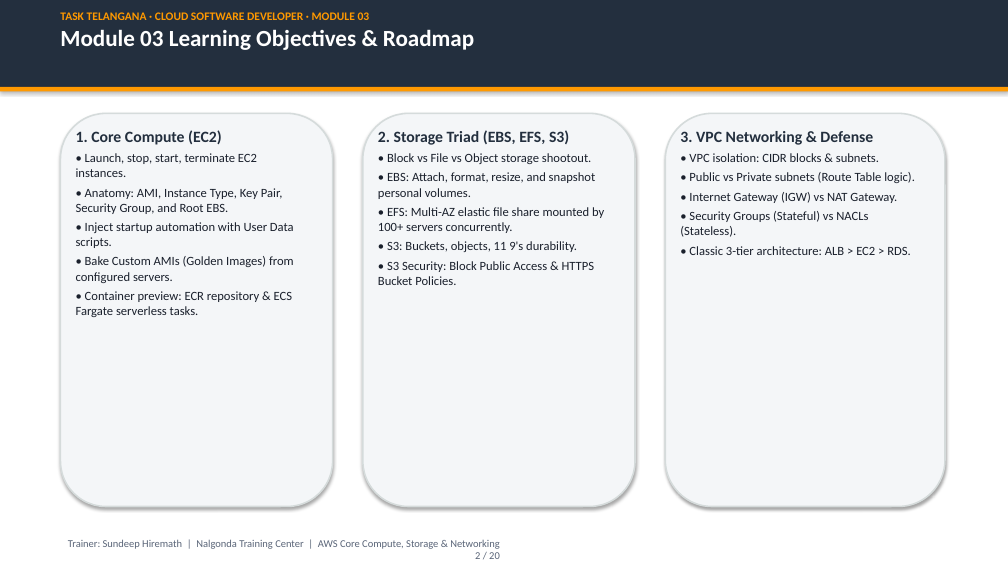
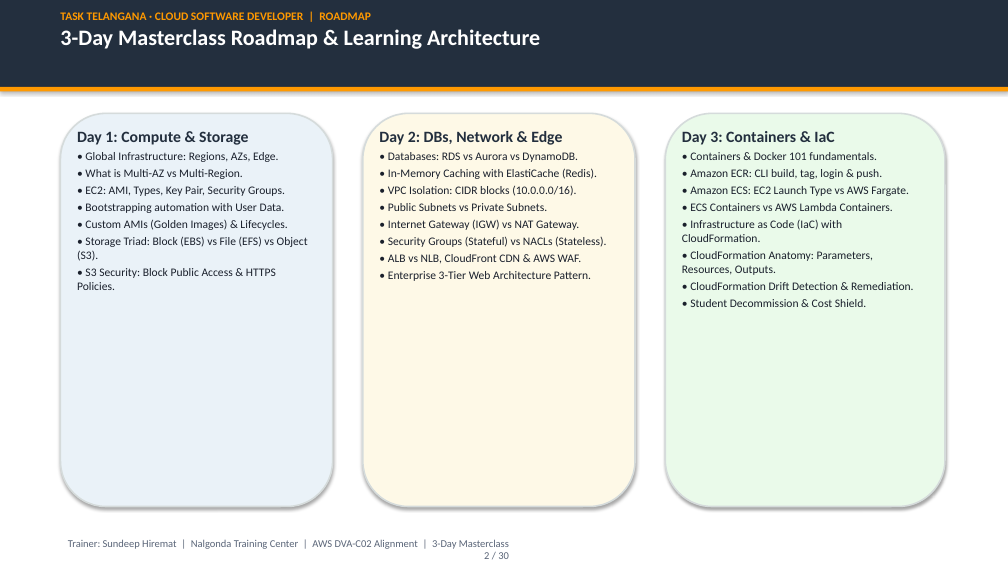
Before and after one commit to cloude-user/task, a slide deck: slide 2 of module_03_aws_core/presentation/Module_03_AWS_Core_Services_Masterclass.pptx. Drawn at 1008x567 pixels with LibreOffice and Linux fonts; fonts in the diff are those of the drawing. Boxes give left, top, right and bottom in pixels: in the first picture for what was removed or moved away, otherwise in the second. Text is boxed around its words. In the diff, an @@ line names an element or a change of style, - is before the commit and + after.

Commit message:
Feature/vpc networking (#3)
* docs(module03): add dedicated VPC networking & compute/storage/db master guides with analogies and diagrams

* docs(module03): expand EBS vs EFS block vs file deep dive, S3 7-tiers, HTTPS TLS handshake, and public vs private DNS

* feat(module03): infuse Tollywood cinema & Telangana kirana analogies, unify single versions, and update masterclass PPTX

* cloud-formation

---------

```diff
--- a/module_03_aws_core/presentation/Module_03_AWS_Core_Services_Masterclass.pptx
+++ b/module_03_aws_core/presentation/Module_03_AWS_Core_Services_Masterclass.pptx
@@ text at [60,12,540,49]: text changed @@
-TASK TELANGANA · CLOUD SOFTWARE DEVELOPER · MODULE 03
-Module 03 Learning Objectives & Roadmap
+TASK TELANGANA · CLOUD SOFTWARE DEVELOPER | ROADMAP
+3-Day Masterclass Roadmap & Learning Architecture
@@ rounded rectangle at [60,113,333,507]: fill #F4F6F8 to #EAF2F8 @@
@@ rounded rectangle at [363,113,635,507]: fill #F4F6F8 to #FEF9E7 @@
@@ rounded rectangle at [665,113,945,507]: fill #F4F6F8 to #EAFAEA @@
@@ text at [77,131,308,290]: text changed; size 12 to 11 pt @@
-1. Core Compute (EC2)
-• Launch, stop, start, terminate EC2 instances.
-• Anatomy: AMI, Instance Type, Key Pair, Security Group, and Root EBS.
-• Inject startup automation with User Data scripts.
-• Bake Custom AMIs (Golden Images) from configured servers.
-• Container preview: ECR repository & ECS Fargate serverless tasks.
+Day 1: Compute & Storage
+• Global Infrastructure: Regions, AZs, Edge.
+• What is Multi-AZ vs Multi-Region.
+• EC2: AMI, Types, Key Pair, Security Groups.
+• Bootstrapping automation with User Data.
+• Custom AMIs (Golden Images) & Lifecycles.
+• Storage Triad: Block (EBS) vs File (EFS) vs Object (S3).
+• S3 Security: Block Public Access & HTTPS Policies.
@@ text at [379,131,606,281]: text changed; size 12 to 11 pt @@
-2. Storage Triad (EBS, EFS, S3)
-• Block vs File vs Object storage shootout.
-• EBS: Attach, format, resize, and snapshot personal volumes.
-• EFS: Multi-AZ elastic file share mounted by 100+ servers concurrently.
-• S3: Buckets, objects, 11 9's durability.
-• S3 Security: Block Public Access & HTTPS Bucket Policies.
+Day 2: DBs, Network & Edge
+• Databases: RDS vs Aurora vs DynamoDB.
+• In-Memory Caching with ElastiCache (Redis).
+• VPC Isolation: CIDR blocks (10.0.0.0/16).
+• Public Subnets vs Private Subnets.
+• Internet Gateway (IGW) vs NAT Gateway.
+• Security Groups (Stateful) vs NACLs (Stateless).
+• ALB vs NLB, CloudFront CDN & AWS WAF.
+• Enterprise 3-Tier Web Architecture Pattern.
@@ text at [682,131,914,307]: text changed; size 12 to 11 pt @@
-3. VPC Networking & Defense
-• VPC isolation: CIDR blocks & subnets.
-• Public vs Private subnets (Route Table logic).
-• Internet Gateway (IGW) vs NAT Gateway.
-• Security Groups (Stateful) vs NACLs (Stateless).
-• Classic 3-tier architecture: ALB > EC2 > RDS.
+Day 3: Containers & IaC
+• Containers & Docker 101 fundamentals.
+• Amazon ECR: CLI build, tag, login & push.
+• Amazon ECS: EC2 Launch Type vs AWS Fargate.
+• ECS Containers vs AWS Lambda Containers.
+• Infrastructure as Code (IaC) with CloudFormation.
+• CloudFormation Anatomy: Parameters, Resources, Outputs.
+• CloudFormation Drift Detection & Remediation.
+• Student Decommission & Cost Shield.
@@ text at [68,539,509,559]: text changed @@
-Trainer: Sundeep Hiremath | Nalgonda Training Center | AWS Core Compute, Storage & Networking
-2 / 20
+Trainer: Sundeep Hiremat | Nalgonda Training Center | AWS DVA-C02 Alignment | 3-Day Masterclass
+2 / 30
```
Also in this commit, not shown: 15 other slides changed, 12 slides added, 4 slides removed, 25 other files.
